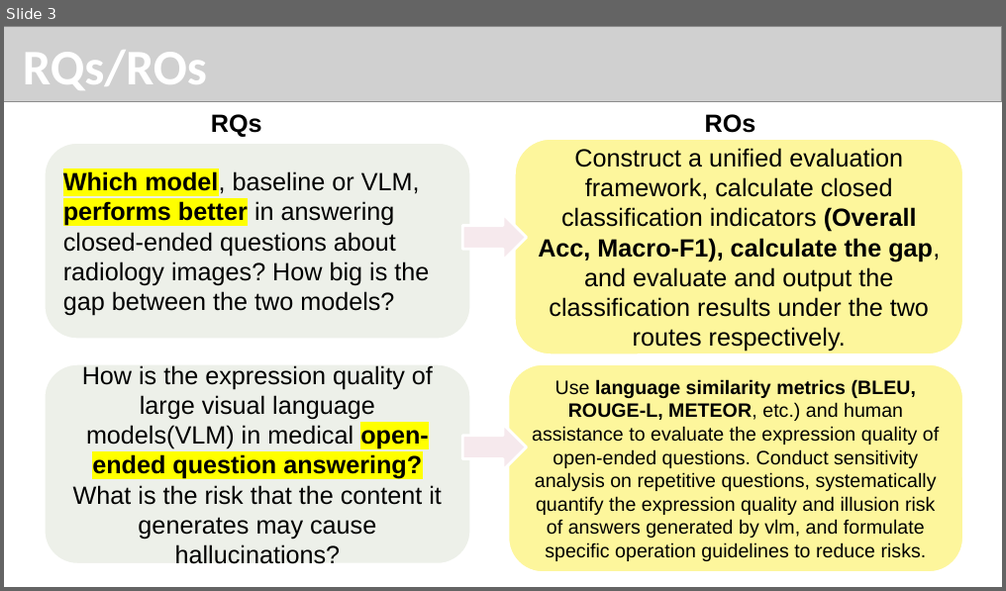
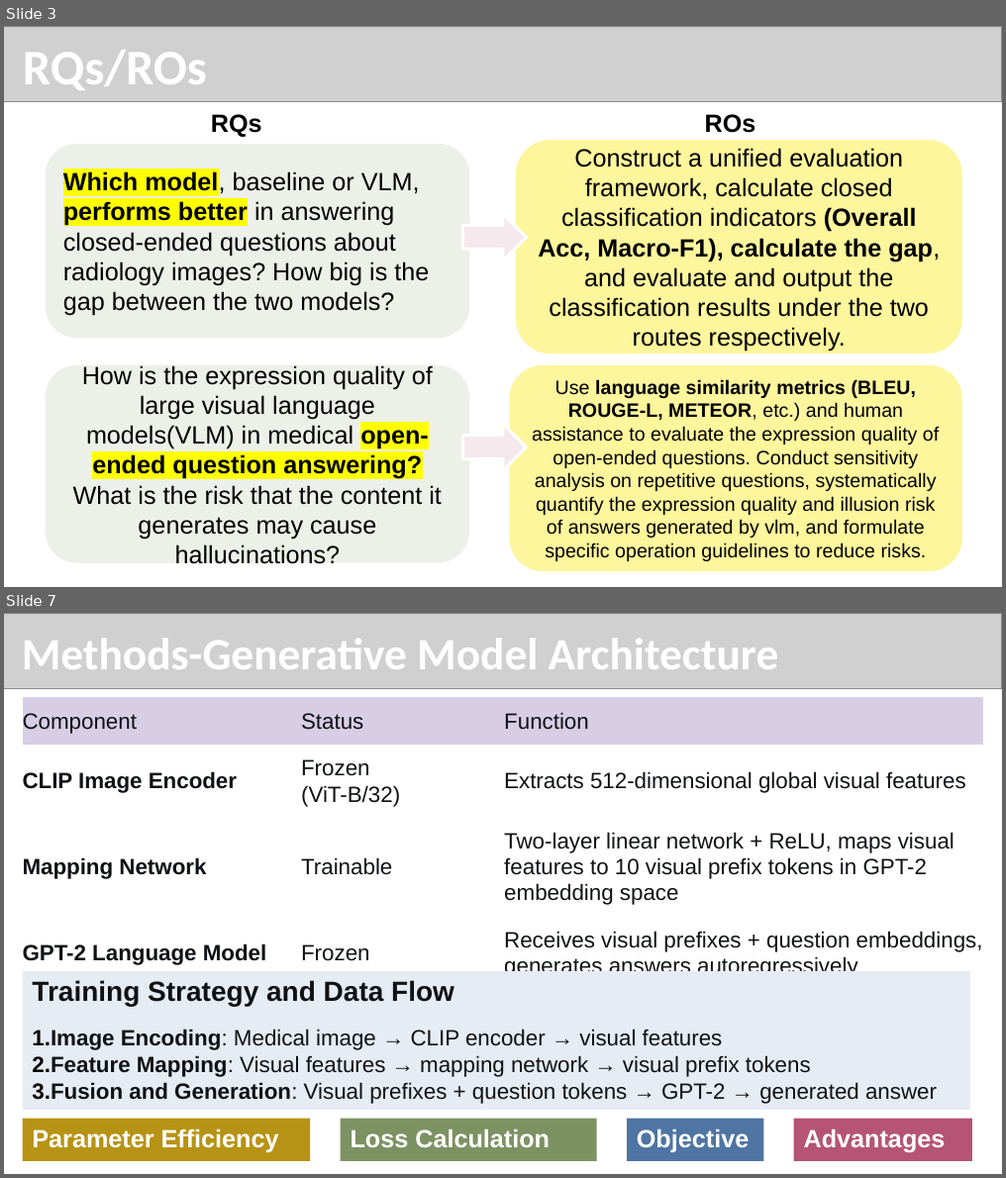
Before and after one commit to zhongjp21-coder/WOA7015_AlternativeAsscement, a slide deck: Report Dir/WOX7001_assignment2_zouting(24201617).pptx. Shown one above the other, each under a label of ours: slide 3 before the commit, slides 3 and 7 after it; the slides between them are not shown. The pictures are 1006x591 and 1006x1178 pixels, drawn with LibreOffice and Linux fonts; fonts in the diff are those of the drawing; grey boxes stand for pictures. Boxes give left, top, right and bottom in pixels: in the first picture for what was removed or moved away, otherwise in the second. Text is boxed around its words. In the diff, an @@ line names an element or a change of style, - is before the commit and + after.

```diff
--- a/Report Dir/WOX7001_assignment2_zouting(24201617).pptx
+++ b/Report Dir/WOX7001_assignment2_zouting(24201617).pptx
@@ slide 7 added at [4, 613, 1002, 1174], background #FFFFFF @@
@@ picture added at [4, 613, 1002, 689] @@
@@ title added at [22, 639, 779, 669], 32.4 pt, text #FFFFFF, bold @@
+Methods-Generative Model Architecture
@@ table added at [22, 698, 983, 975], 4 rows, 3 columns @@
+Component | Status | Function
+CLIP Image Encoder | Frozen (ViT-B/32) | Extracts 512-dimensional global visual features
+Mapping Network | Trainable | Two-layer linear network + ReLU, maps visual features to 10 visual prefix tokens in GPT-2 embedding space
+GPT-2 Language Model | Frozen | Receives visual prefixes + question embeddings, generates answers autoregressively
@@ rectangle added at [22, 971, 970, 1110], fill #E6ECF3, 16 pt, text #0F1115 @@
+Training Strategy and Data Flow
+1. Image Encoding: Medical image → CLIP encoder → visual features
+2. Feature Mapping: Visual features → mapping network → visual prefix tokens
+3. Fusion and Generation: Visual prefixes + question tokens → GPT-2 → generated answer
@@ rectangle added at [22, 1119, 309, 1161], fill #B79315, 18 pt, text #FFFFFF, bold @@
+Parameter Efficiency
@@ rectangle added at [341, 1119, 597, 1161], fill #7D9263, 18 pt, text #FFFFFF, bold @@
+Loss Calculation
@@ rectangle added at [627, 1119, 763, 1161], fill #4E75A3, 18 pt, text #FFFFFF, bold @@
+Objective
@@ rectangle added at [793, 1119, 972, 1161], fill #B55475, 18 pt, text #FFFFFF, bold @@
+Advantages
```
Also in this commit, not shown: 5 slides changed, 6 other slides added, 3 other files.
